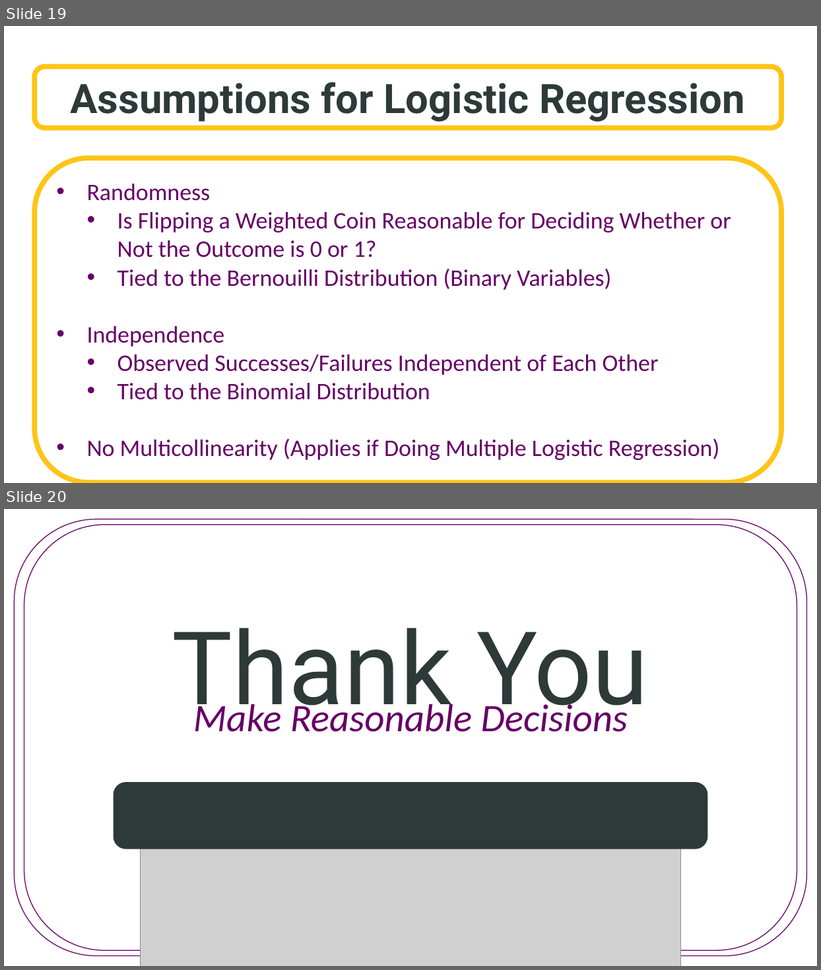
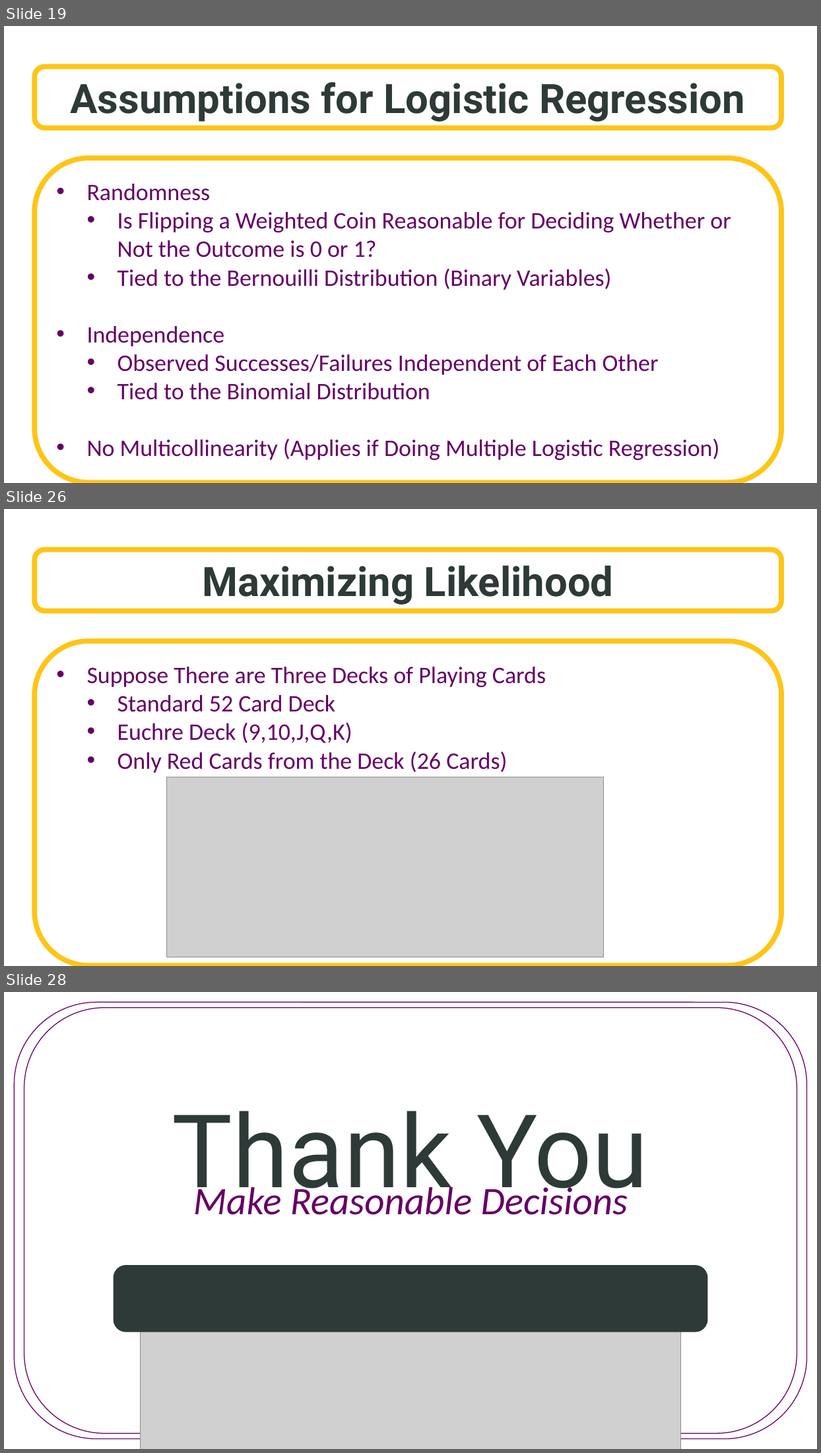
Before and after one commit to SuperMarioGiacomazzo/STOR455_WEBSITE, a slide deck: Lectures/27 - Logistic Regression.pptx. Shown one above the other, each under a label of ours: slides 19 and 20 before the commit, slides 19, 26 and 28 after it; the slides between them are not shown. The pictures are 821x970 and 821x1453 pixels, drawn with LibreOffice and Linux fonts; fonts in the diff are those of the drawing; grey boxes stand for pictures; background and template pictures are left out. Boxes give left, top, right and bottom in pixels: in the first picture for what was removed or moved away, otherwise in the second. Text is boxed around its words. In the diff, an @@ line names an element or a change of style, - is before the commit and + after.

```diff
--- a/Lectures/27 - Logistic Regression.pptx
+++ b/Lectures/27 - Logistic Regression.pptx
@@ slide 26 added at [4, 509, 817, 966], background picture (left out) @@
@@ rounded rectangle added at [34, 550, 781, 611], fill #FFFFFF at 70% opacity, outline #FFC416 6 pt, 48 pt, text #2D3A37, bold @@
+Maximizing Likelihood
@@ rounded rectangle added at [34, 642, 781, 966], fill #FFFFFF, outline #FFC416 6 pt, 28 pt, text #660066 @@
+• Suppose There are Three Decks of Playing Cards
+  • Standard 52 Card Deck
+  • Euchre Deck (9,10,J,Q,K)
+  • Only Red Cards from the Deck (26 Cards)
@@ picture added at [167, 778, 604, 958] @@
@@ what was slide 20 is now slide 28 @@
```
Also in this commit, not shown: 7 other slides added, 9 other files.
